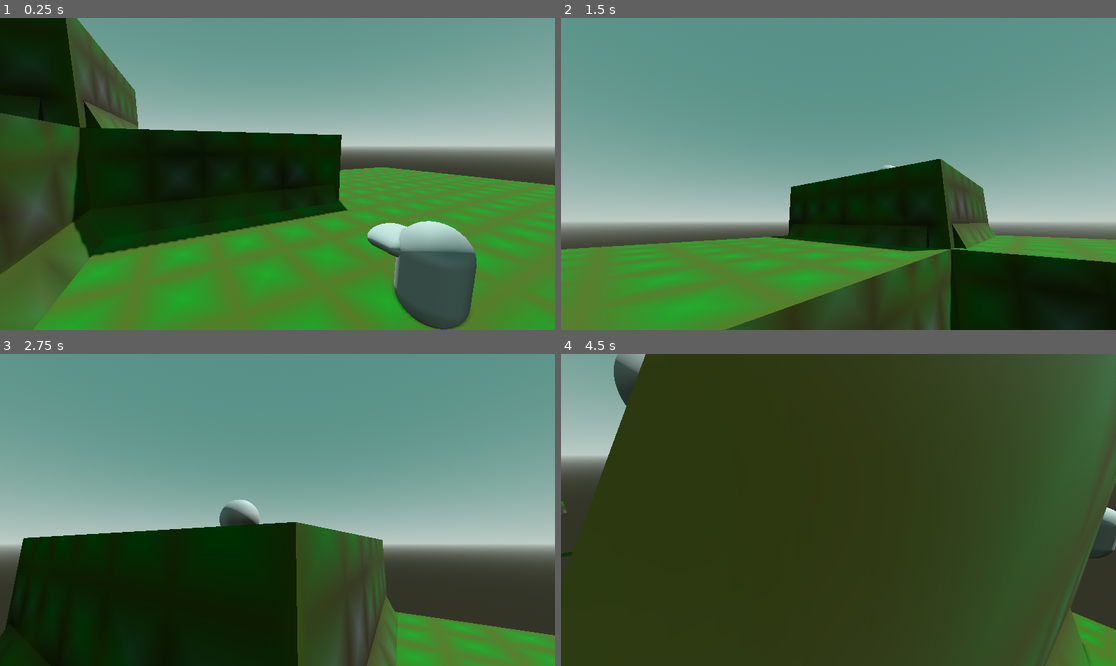
Above: before the commit, frames 1-4 (two rows, left to right).
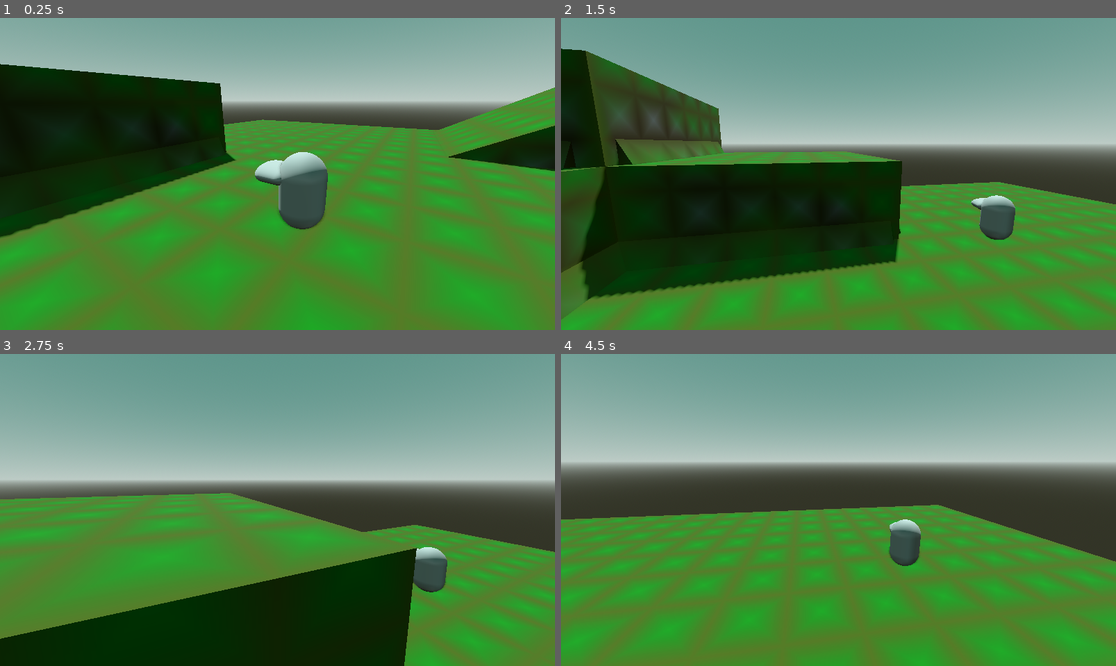
Above: after the commit, the same moments.

Repository: stinkykittens/bad-oinks-3d
Game: Godot game, scene res://maps/test_map.tscn
Same seed, same stepped clock (60 frames per second), same inputs: the game is played once before the commit and once after it. The project has no main scene, so this scene is started directly.
Inputs (mouse positions are in pixels of both pictures, inside the frame that each line leads up to):
- Up to frame 1 (0.25 s): no input
- Up to frame 2 (1.5 s): tap Enter at 0.5 s; move the mouse to (866, 174) at 0.52 s; hold W (move_up) from 0.53 s (still down); tap Shift (dash) at 0.6 s; click (866, 174) at 0.67 s; tap Space (jump) at 0.77 s; move the mouse to (810, 174) at 1.27 s; tap E (lay_egg) at 1.35 s
- Up to frame 3 (2.75 s): keep holding W (move_up); tap Space (jump) at 1.52 s; move the mouse to (288, 503) at 2.02 s; tap Down (rotate_camera_down) at 2.1 s
- Up to frame 4 (4.5 s): keep holding W (move_up); move the mouse to (832, 516) at 2.77 s; tap Left (rotate_camera_left) at 2.85 s; click (832, 516) at 2.92 s; tap Space (jump) at 3.02, 3.77 s; move the mouse to (877, 513) at 3.52 s; tap Right (rotate_camera_right) at 3.6 s; move the mouse to (794, 506) at 4.27 s; tap Up (rotate_camera_up) at 4.35 s

The runs differ from the first frame. In frame 1, 66% of the frame differs, in the area x 0-100%, y 0-100%; in frame 2, 73%; in frame 3, 68%; in frame 4, 88%.
Error after the commit: Invalid access to property or key 'look_at_cancel_amount' on a base object of type 'Node3D (camera_controller_orbit.gd)'. (res://character/player/target_pivot.…

Commit message:
Polish camera look at

Diff:
--- a/camera/camera_controller.gd
+++ b/camera/camera_controller.gd
@@ -6,6 +6,7 @@
 @export var zoom_out_speed := 4.0
 @export var camera_rotation_smoothing_speed := 4.0
 @export var look_at_close_to_camera_jank_fix := 3.0
+@export var look_at_cancelling := 1.0
 
 @onready var camera_pivot: Node3D = $CameraPivot
 @onready var camera: Camera3D = $CameraPivot/Camera3D
@@ -23,8 +24,10 @@
 	var targets := get_tree().get_nodes_in_group("camera_targets")
 	var target_position := _calculate_position(targets, false)
 	var look_at_position := _calculate_position(targets, true)
-	look_at_position = look_at_position.lerp(target_position, 1 - smoothstep(0, look_at_close_to_camera_jank_fix, look_at_position.distance_to(camera.global_position)))
-
+	var look_at_cancel_amount = 1 - smoothstep(0, look_at_close_to_camera_jank_fix, look_at_position.distance_to(camera_pivot.global_position))
+	look_at_cancel_amount += look_at_cancelling * abs(camera_pivot.global_basis.y.dot(camera_pivot.global_position.direction_to(look_at_position)))
+	look_at_cancel_amount = clamp(0.0, 1.0, look_at_cancel_amount)
+	look_at_position = look_at_position.lerp(target_position, look_at_cancel_amount)
 	position = target_position
 
 	var target_distance:= distance
--- a/character/player/player.tscn
+++ b/character/player/player.tscn
@@ -69,22 +69,31 @@
 [node name="CameraTargetLookAt" type="Node3D" parent="Camera" unique_id=457435804]
 transform = Transform3D(1, 0, 0, 0, 1, 0, 0, 0, 1, 0, 0.65462065, 0)
 script = ExtResource("1_y0s34")
+_start_active = true
 influence = 10.0
 interpolation_speed = 3.964
 validate_target = false
 metadata/_custom_type_script = "uid://dy051qol674nr"
 
+[node name="CameraTargetInstant" type="Node3D" parent="Camera" unique_id=602260623]
+transform = Transform3D(1, 0, 0, 0, 1, 0, 0, 0, 1, 0, 0.5, 0)
+script = ExtResource("1_y0s34")
+_start_active = true
+physics_frame = true
+validate_target = false
+look_at_target = false
+position_target = true
+metadata/_custom_type_script = "uid://dy051qol674nr"
+
 [node name="TargetPivot" type="Node3D" parent="Camera" unique_id=906915453]
 script = ExtResource("4_wu8e1")
-speed_ground = 1.7
-speed_air = 0.76
+speed_air = 0.5
+instant_position_blend_amount = 0.0
 
 [node name="CameraTargetPosition" type="Node3D" parent="Camera/TargetPivot" unique_id=1713415133]
-unique_name_in_owner = true
-transform = Transform3D(1, 0, 0, 0, 1, 0, 0, 0, 1, 0, 0.65462065, 0)
+transform = Transform3D(1, 0, 0, 0, 1, 0, 0, 0, 1, 0, 0.5, 0)
 script = ExtResource("1_y0s34")
 _start_active = true
-influence = 10.0
 interpolate = true
 physics_frame = true
 interpolation_speed = 1.666
--- a/character/player/target_pivot.gd
+++ b/character/player/target_pivot.gd
@@ -4,10 +4,16 @@
 @export var velocity_influence_y := 0.1
 @export var speed_ground := 2.0
 @export var speed_air := 1.0
+@export var instant_position_blend_speed := 3.0
+@export var instant_position_blend_amount := 9.0
 
-@onready var target: CameraTarget = %CameraTargetPosition
+@onready var target: CameraTarget = $CameraTargetPosition
+@onready var target_instant: CameraTarget = $"../CameraTargetInstant"
+@onready var camera_controller: CameraController = $"../CameraController"
 
 var player: Player
+
+var _instant_blend: float
 
 func _ready() -> void:
 	player = owner
@@ -15,12 +21,15 @@
 	player.state_changed.connect(_on_state_changed)
 
 
-func _process(_delta: float) -> void:
+func _process(delta: float) -> void:
 	if not player.state == Player.State.Dash:
 		position.x = player.global_position.x + player.velocity.x * velocity_influence_xz
 		position.z = player.global_position.z + player.velocity.z * velocity_influence_xz
 	#if not player.state == Player.State.Jump:
 	position.y = player.global_position.y + player.velocity.y * velocity_influence_y
+
+	_instant_blend = lerpf(_instant_blend, camera_controller.look_at_cancel_amount * instant_position_blend_amount, instant_position_blend_speed * delta)
+	target_instant.influence = _instant_blend
 
 
 func _on_state_changed(state: Player.State) -> void:
--- a/maps/test_map.tscn
+++ b/maps/test_map.tscn
@@ -278,8 +278,7 @@
 
 [node name="MeshInstance3D" type="MeshInstance3D" parent="CSGCombiner3DStatic" unique_id=709318555]
 material_override = SubResource("ShaderMaterial_u8v7t")
-mesh = SubResource("ArrayMesh_svl6s")
-metadata/_edit_lock_ = true
+mesh = SubResource("ArrayMesh_6b7mj")
 metadata/_vertex_paint_original_path = "res://maps/test_map.tscn::ArrayMesh_k1jtb"
 
 [node name="VertexColorData" type="Node" parent="CSGCombiner3DStatic/MeshInstance3D" unique_id=1375949986]
@@ -309,6 +308,7 @@
 [node name="CameraTarget" type="Node3D" parent="CharacterBody3D/MeshInstance3D" unique_id=575704390]
 script = ExtResource("2_b71ab")
 _start_active = true
+influence = 5.273
 metadata/_custom_type_script = "uid://dy051qol674nr"
 
 [node name="CollisionShape3D" type="CollisionShape3D" parent="CharacterBody3D" unique_id=1119598800]
Not shown: 1 places in maps/test_map.tscn that only renumber resources
